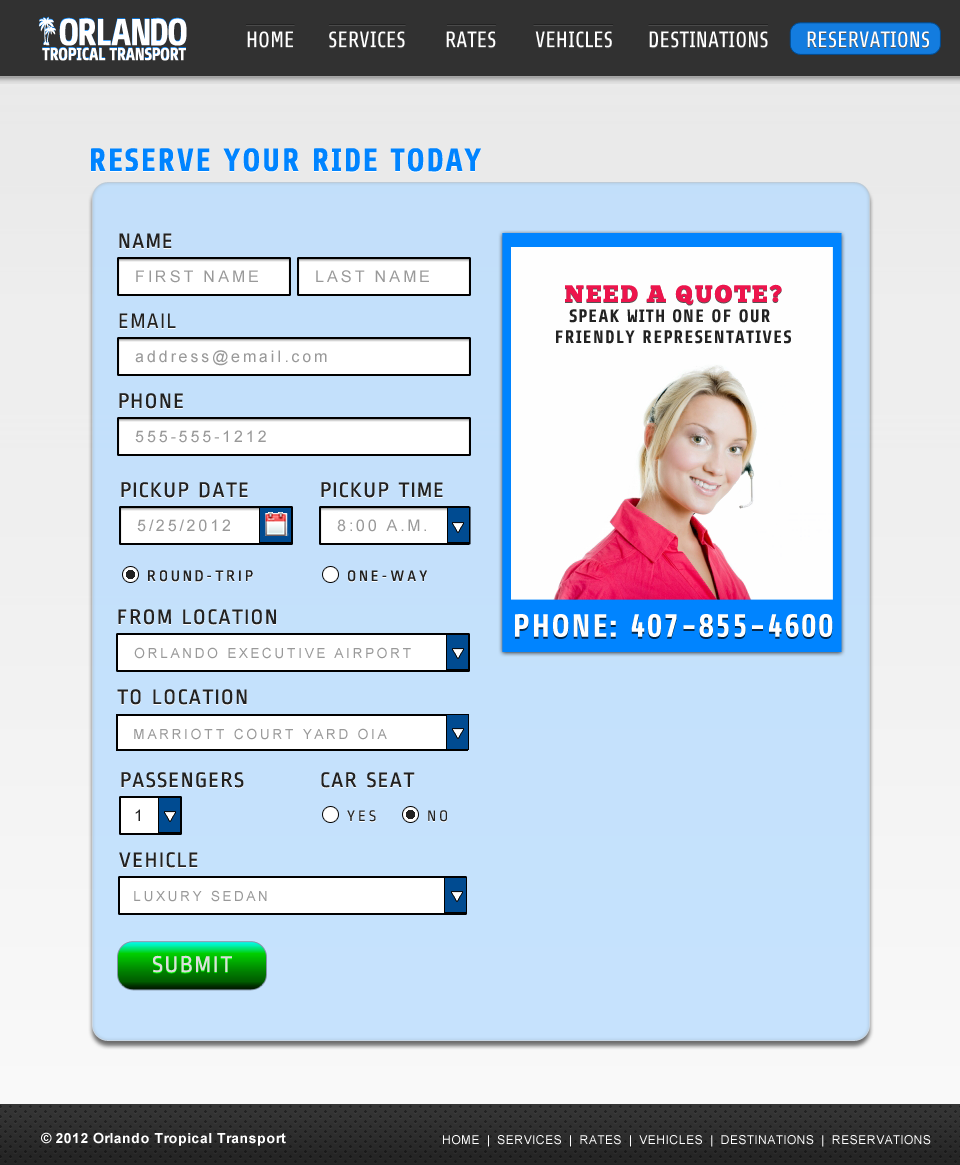
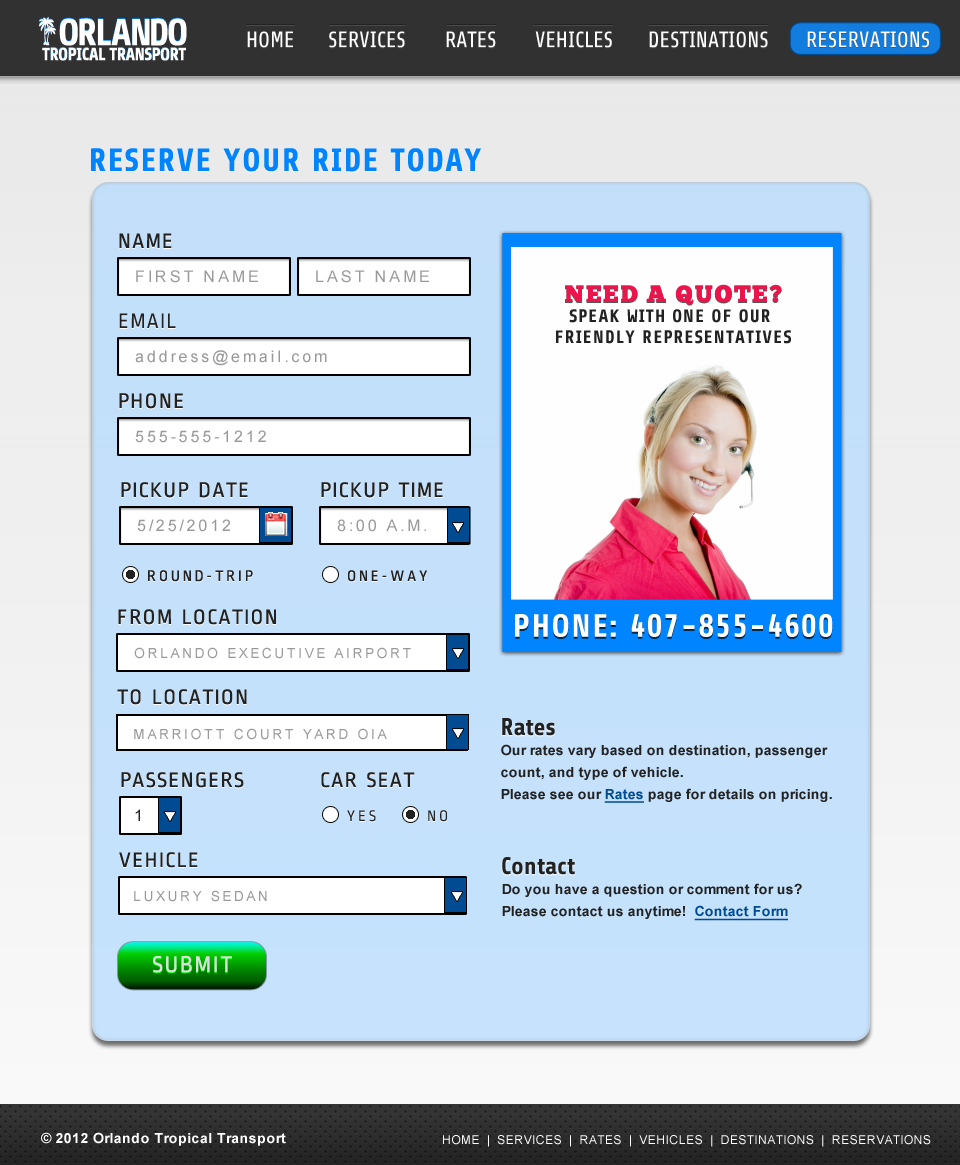
Revision of a layered 960x1165 image; what changed, layer by layer:
added group "Rates" (1st of 2, in "Wireframe") with 2 layers in group "Wireframe" over left=501, top=718, right=832, bottom=803
added layer "Rates" (2nd of 2, in "Wireframe" › "Rates") in group "Rates" over left=502, top=718, right=555, bottom=736
added layer "Our rates vary based on destination, passenger count, and type" in group "Rates" over left=501, top=744, right=832, bottom=803
added group "Contact" (1st of 2, in "Wireframe") with 2 layers in group "Wireframe" over left=502, top=857, right=802, bottom=921
added layer "Contact" (2nd of 2, in "Wireframe" › "Contact") in group "Contact" over left=502, top=857, right=575, bottom=875
added layer "Do you have a question or comment for us? Please contact us a" in group "Contact" over left=502, top=883, right=802, bottom=921
